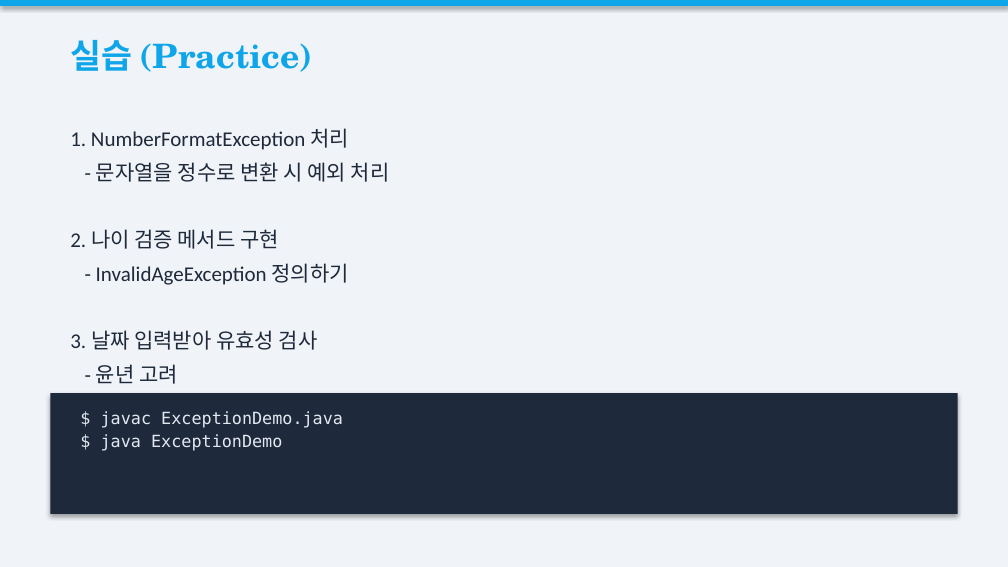
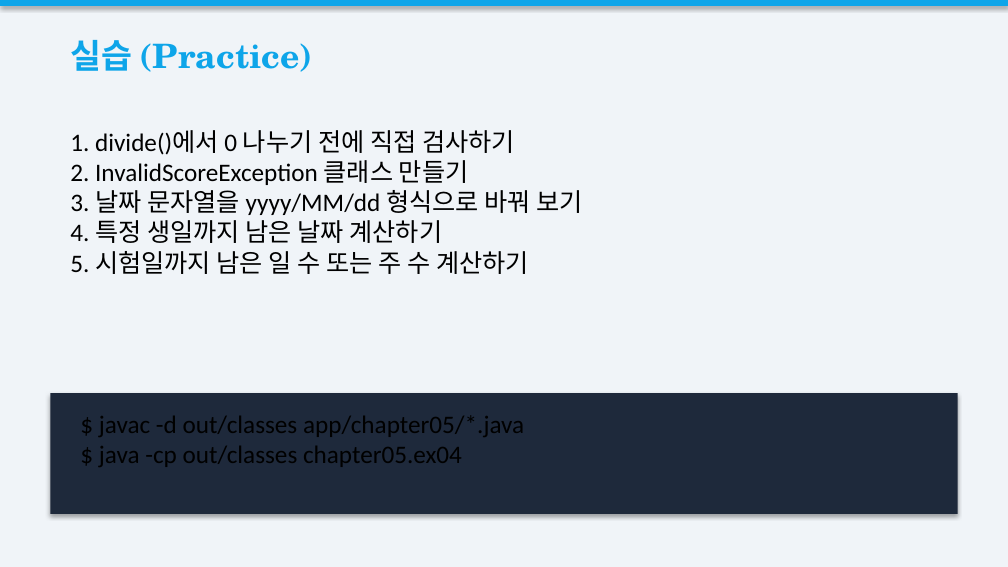
Before and after one commit to gbox3d/java_study, a slide deck: slide 12 of docs/Week05_ExceptionHandling.pptx. Drawn at 1008x567 pixels with LibreOffice and Linux fonts; fonts in the diff are those of the drawing. Boxes give left, top, right and bottom in pixels: in the first picture for what was removed or moved away, otherwise in the second. Text is boxed around its words. In the diff, an @@ line names an element or a change of style, - is before the commit and + after.

Commit message:
chapter05-06 교재와 발표자료 정리

```diff
--- a/docs/Week05_ExceptionHandling.pptx
+++ b/docs/Week05_ExceptionHandling.pptx
@@ text at (70, 130, 583, 274): text changed; size 15 to 18 pt; text colour #1E293B to #000000 @@
-1. NumberFormatException 처리
-- 문자열을 정수로 변환 시 예외 처리
-2. 나이 검증 메서드 구현
-- InvalidAgeException 정의하기
-3. 날짜 입력받아 유효성 검사
-- 윤년 고려
+1. divide()에서 0 나누기 전에 직접 검사하기
+2. InvalidScoreException 클래스 만들기
+3. 날짜 문자열을 yyyy/MM/dd 형식으로 바꿔 보기
+4. 특정 생일까지 남은 날짜 계산하기
+5. 시험일까지 남은 일 수 또는 주 수 계산하기
@@ text at (99, 415, 524, 467): text changed; size 12 to 18 pt; font DejaVu Sans Mono to Calibri; text colour #E2E8F0 to #000000 @@
-$ javac ExceptionDemo.java
-$ java ExceptionDemo
+$ javac -d out/classes app/chapter05/*.java
+$ java -cp out/classes chapter05.ex04
```
Also in this commit, not shown: 10 other slides changed, 1 slide added, 1 slide removed, 16 other files.
